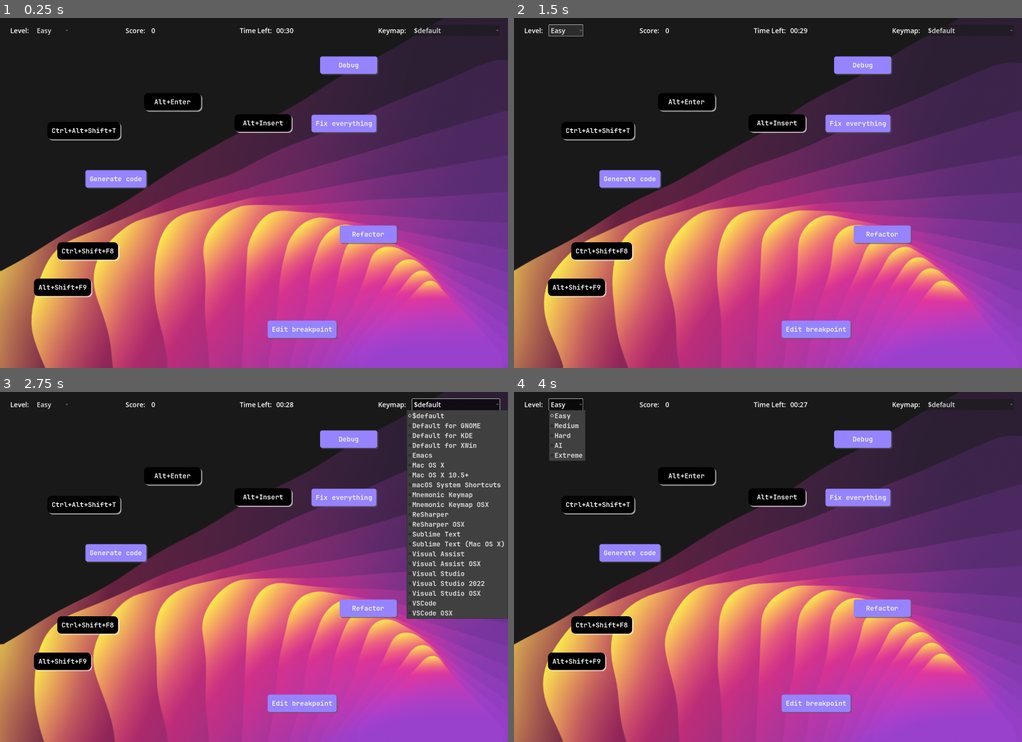
Above: before the commit, frames 1-4 (two rows, left to right).
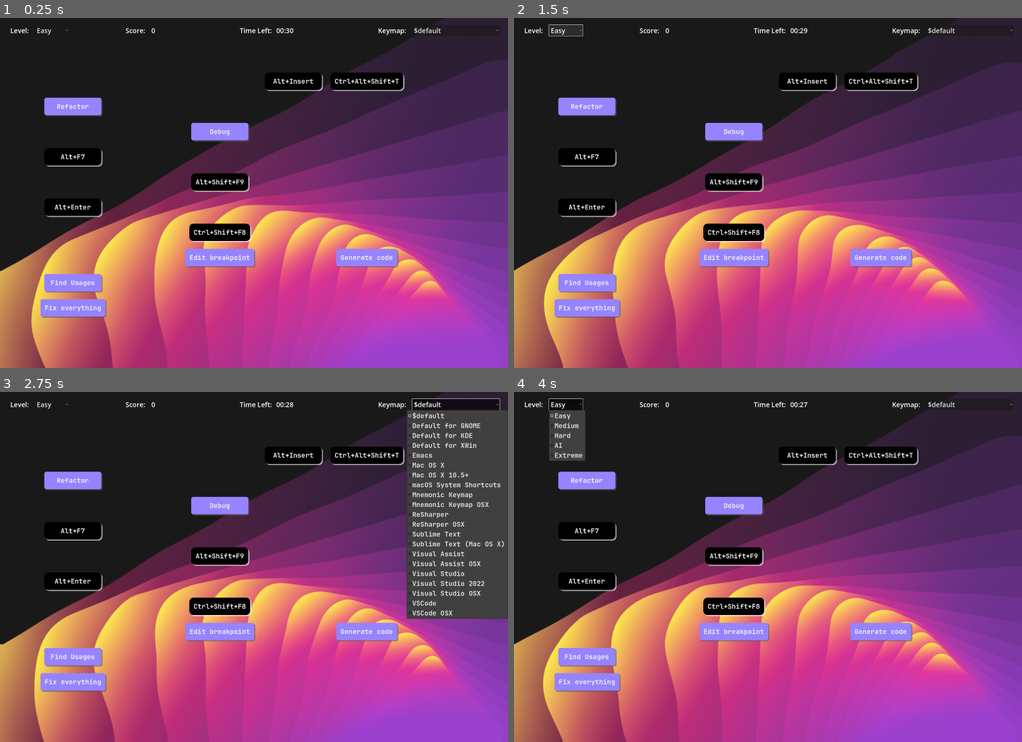
Above: after the commit, the same moments.

Repository: khalidabuhakmeh/godot-drag-drop-quiz
Game: Godot game, scene res://scenes/main.tscn
The game is run twice, just before and just after one commit, with the same random seed, the same clock (stepped at 60 frames per second) and the same inputs.
Inputs:
- Up to frame 1 (0.25 s): no input
- Up to frame 2 (1.5 s): click "Easy" at 0.5 s; click "Easy" at 1.25 s
- Up to frame 3 (2.75 s): click "$default" at 2 s
- Up to frame 4 (4 s): click "$default" at 2.75 s; click "Easy" at 3.5 s

The runs differ from the first frame. In frame 1, 14% of the frame differs, in the area x 6-80%, y 10-92%; in frame 2, 14%; in frame 3, 14%; in frame 4, 14%.

Commit message:
Place elements on points already on the game board.

Diff:
--- a/scenes/main.tscn
+++ b/scenes/main.tscn
@@ -17,6 +17,9 @@
 OptionButton/font_sizes/font_size = 32
 PopupMenu/font_sizes/font_size = 32
 PopupMenu/fonts/font = ExtResource("4_rjdqd")
+
+[sub_resource type="RectangleShape2D" id="RectangleShape2D_7gv2g"]
+size = Vector2(2349, 1395)
 
 [node name="Main" type="Node2D"]
 script = ExtResource("1_ihc1s")
@@ -117,22 +120,18 @@
 [node name="EndScreen" type="Control" parent="CanvasLayer"]
 top_level = true
 layout_mode = 3
-anchors_preset = 0
-offset_right = 2760.0
-offset_bottom = 2067.0
+anchors_preset = 15
+anchor_right = 1.0
+anchor_bottom = 1.0
+grow_horizontal = 2
+grow_vertical = 2
 script = ExtResource("4_hcn2u")
 
 [node name="ColorRect2" type="ColorRect" parent="CanvasLayer/EndScreen"]
 layout_mode = 1
-anchors_preset = 8
-anchor_left = 0.5
-anchor_top = 0.5
-anchor_right = 0.5
-anchor_bottom = 0.5
-offset_left = -1395.0
-offset_top = -1031.5
-offset_right = 1064.0
-offset_bottom = 648.5
+anchors_preset = 15
+anchor_right = 1.0
+anchor_bottom = 1.0
 grow_horizontal = 2
 grow_vertical = 2
 size_flags_vertical = 3
@@ -145,10 +144,10 @@
 anchor_top = 0.5
 anchor_right = 0.5
 anchor_bottom = 0.5
-offset_left = -1376.0
-offset_top = -1026.5
-offset_right = 1039.0
-offset_bottom = 615.5
+offset_left = -1208.0
+offset_top = -810.0
+offset_right = 1207.0
+offset_bottom = 832.0
 grow_horizontal = 2
 grow_vertical = 2
 alignment = 1
@@ -176,7 +175,13 @@
 theme_override_font_sizes/font_size = 100
 text = "PLAY AGAIN"
 
-[node name="Camera2D" type="Camera2D" parent="."]
+[node name="GridContainer" type="Area2D" parent="CanvasLayer" groups=["grid_container"]]
+
+[node name="CollisionShape2D" type="CollisionShape2D" parent="CanvasLayer/GridContainer"]
+position = Vector2(1211.5, 869.5)
+shape = SubResource("RectangleShape2D_7gv2g")
+
+[node name="Camera2D" type="Camera2D" parent="CanvasLayer" groups=["camera"]]
 anchor_mode = 0
 
 [connection signal="item_selected" from="CanvasLayer/MarginContainer/HFlowContainer/LevelsContainer/OptionButton" to="." method="_on_option_button_item_selected"]
--- a/scripts/Action.gd
+++ b/scripts/Action.gd
@@ -12,6 +12,6 @@
 func print_debug() -> void:
 	print("id: " + id + " ("+ description + ")")
 	for shortcut in shortcuts:
-		var key = shortcut.key
+		var key := shortcut.key
 		var layout = shortcut.layout
 		print("    key combo: " + key + " (" + layout + ")")
--- a/scripts/StateManager.gd
+++ b/scripts/StateManager.gd
@@ -43,6 +43,7 @@
 
 # Called when the node enters the scene tree for the first time.
 func _ready() -> void:
+	manage_points_on_grid()
 	process_keymaps()
 	process_levels()
 	selected_layout = layouts[0] # set to $default
@@ -212,9 +213,46 @@
 		time_changed.emit(time)
 
 func reset() -> void:
+	manage_points_on_grid()
 	previously_selected_keys.clear()
 	current_solved.clear()
 	time_left = round_time
 	is_playing = true
 	score = 0
 	round_start.emit()
+
+func get_open_point() -> Vector2:
+	var is_available := func(p: Node):
+		var filled = p.get_meta("filled", false)
+		return filled != null and filled == false
+
+	var point: Node = get_tree().get_nodes_in_group("grid_points").filter(is_available).pick_random()
+	point.set_meta("filled", true)
+	return point.global_position
+
+func manage_points_on_grid() -> void:
+	var points = get_tree().get_nodes_in_group("grid_points")
+	if points.size() > 0:
+		for point in points :
+			point.set_meta("filled", false)
+	else:
+		var grid_container: Area2D = get_tree().get_first_node_in_group("grid_container")
+		var collision_shape = grid_container.get_node("CollisionShape2D")
+		var css = collision_shape.shape
+		var viewport = css.size
+		var start_pos_x = 350
+		var start_pos_y = 300
+		var element_size = Vector2(350, 120)
+
+		var number_on_x_axis = floori(viewport.x / element_size.x)
+		var number_on_y_axis = floori(viewport.y / element_size.y)
+
+		for x in number_on_x_axis:
+			for y in number_on_y_axis:
+				var point = Node2D.new()
+				var position_x = start_pos_x + (x * element_size.x)
+				var position_y = start_pos_y + (y * element_size.y)
+				point.global_position = Vector2(position_x, position_y)
+				point.set_meta("filled", false)
+				point.add_to_group("grid_points")
+				grid_container.add_child(point)
--- a/scripts/main.gd
+++ b/scripts/main.gd
@@ -14,13 +14,14 @@
 	set(value):
 		StateManager.total_pairs = value
 
-@export var round_time = 61:
+@export var round_time := 61:
 	get:
 		return StateManager.round_time
 	set(value):
 		StateManager.round_time = value
 
 var pair_scene = preload("res://scenes/pair.tscn")
+@onready var camera = $CanvasLayer/Camera2D
 
 # Called when the node enters the scene tree for the first time.
 func _ready() -> void:
@@ -41,8 +42,6 @@
 
 	randomize_shortcuts()
 
-	pass # Replace with function body.
-
 func update_score(score: int) -> void:
 	score_label.text = str(score)
 
@@ -50,18 +49,16 @@
 	countdown_label.text = time
 
 func randomize_shortcuts() -> void:
-	var window_size = $Camera2D.get_viewport_rect().size
 	var pieces = get_tree().get_nodes_in_group("pieces")
 
 	# clear the current pieces
 	for piece in pieces:
 		piece.queue_free()
 
-	for i in total_pairs:
+	for i in total_pairs + 1:
 		var instance = pair_scene.instantiate()
 		# review: need to make sure the combos are unique
 		instance.shortcut_combo = StateManager.get_random_level_action()
-		instance.set_random_position(window_size)
 		instance.add_to_group("pieces")
 		play_field.add_child(instance)
 
--- a/scripts/pair.gd
+++ b/scripts/pair.gd
@@ -21,16 +21,8 @@
 	$Shortcut.target = $Key
 	$Key.target = $Shortcut
 
-func set_random_position(area: Vector2) -> void:
-	var width = 300
-	var height = 100
-
-	var random_point = func() -> Vector2:
-		return Vector2(randi_range(width, area.x - width), randi_range(height, area.y - height))
-
-	# Assign the new random position
-	$Shortcut.position = random_point.call()
-	$Key.position = random_point.call()
+	$Shortcut.position = StateManager.get_open_point()
+	$Key.position = StateManager.get_open_point()
 
 func lock_pair():
 	StateManager.increment_score(shortcut_combo)
Not shown: 1 places in scenes/main.tscn that only renumber resources
